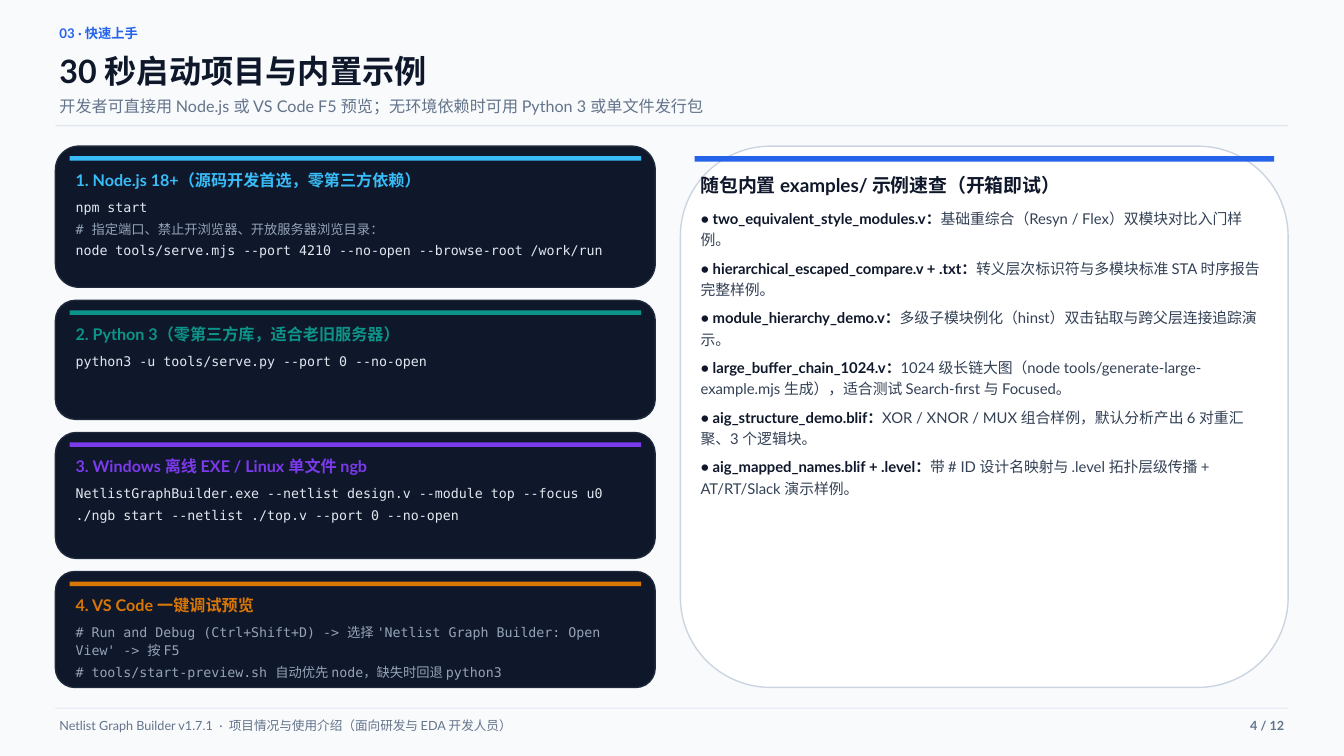
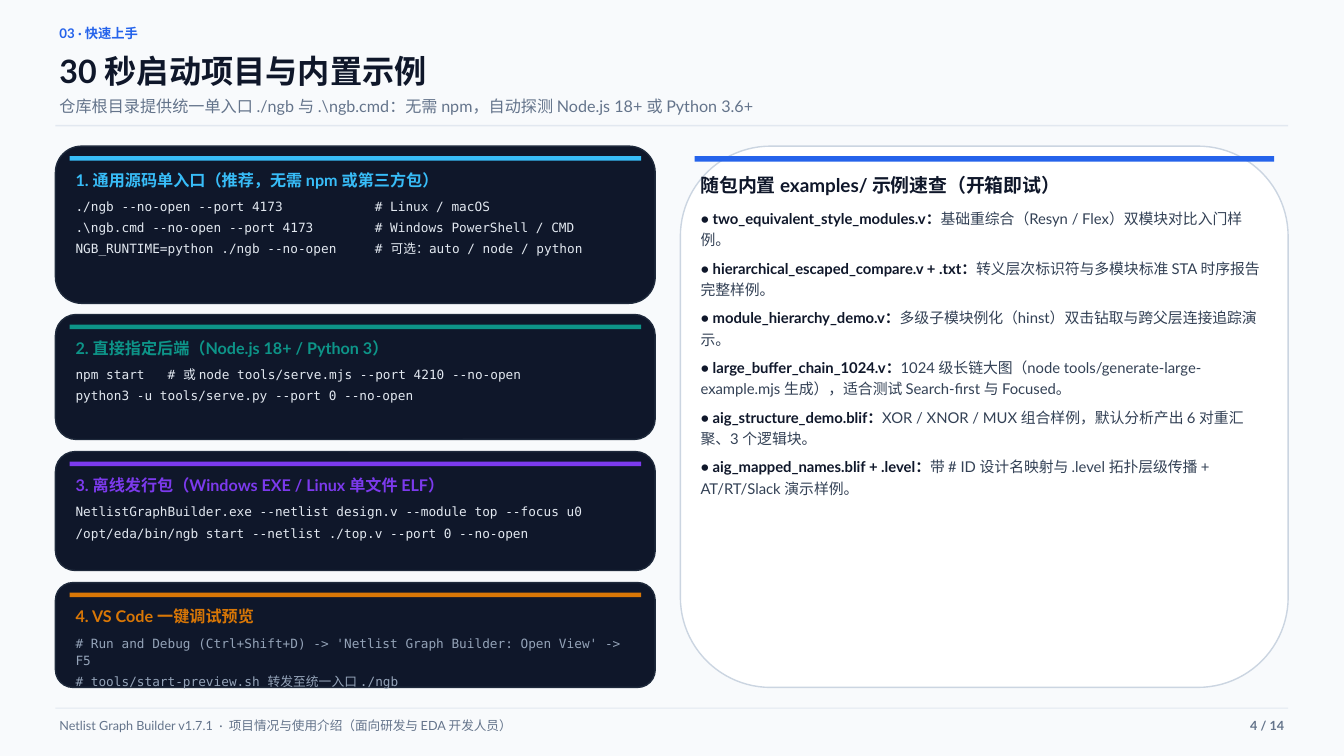
Before and after one commit to 11234201/NetlistGraphBuilder, a slide deck: slide 4 of docs/PROJECT_INTRO.pptx. Drawn at 1344x756 pixels with LibreOffice and Linux fonts; fonts in the diff are those of the drawing. Boxes give left, top, right and bottom in pixels: in the first picture for what was removed or moved away, otherwise in the second. Text is boxed around its words. In the diff, an @@ line names an element or a change of style, - is before the commit and + after.

```diff
--- a/docs/PROJECT_INTRO.pptx
+++ b/docs/PROJECT_INTRO.pptx
@@ text at [59, 98, 753, 115]: text changed @@
-开发者可直接用 Node.js 或 VS Code F5 预览；无环境依赖时可用 Python 3 或单文件发行包
+仓库根目录提供统一单入口 ./ngb 与 .\ngb.cmd：无需 npm，自动探测 Node.js 18+ 或 Python 3.6+
@@ rounded rectangle: place and size @@
-rounded rectangle at [55, 146, 655, 287]
+rounded rectangle at [55, 146, 655, 303]
@@ text at [76, 172, 582, 256]: text changed; size 9.5 to 9.1 pt @@
-1. Node.js 18+（源码开发首选，零第三方依赖）
-npm start
-# 指定端口、禁止开浏览器、开放服务器浏览目录：
-node tools/serve.mjs --port 4210 --no-open --browse-root /work/run
+1. 通用源码单入口（推荐，无需 npm 或第三方包）
+./ngb --no-open --port 4173 # Linux / macOS
+.\ngb.cmd --no-open --port 4173 # Windows PowerShell / CMD
+NGB_RUNTIME=python ./ngb --no-open # 可选：auto / node / python
@@ rounded rectangle: place and size @@
-rounded rectangle at [55, 300, 655, 419]
+rounded rectangle at [55, 315, 655, 440]
@@ rectangle: place and size @@
-rectangle at [70, 311, 641, 315]
+rectangle at [70, 325, 641, 329]
@@ text "2. 直接指定后端（Node.js 18+ / Python ...": place and size @@
-text "2. 直接指定后端（Node.js 18+ / Python ..." at [76, 326, 427, 369]
+text "2. 直接指定后端（Node.js 18+ / Python ..." at [76, 340, 521, 403]
@@ text at [76, 340, 521, 382]: text changed; size 11.5 to 9.1 pt; font Lato to DejaVu Sans Mono; text colour #0D9488 to #E2E8F0; bold off @@
-2. Python 3（零第三方库，适合老旧服务器）
+2. 直接指定后端（Node.js 18+ / Python 3）
+npm start # 或 node tools/serve.mjs --port 4210 --no-open
@@ text at [76, 390, 413, 403]: size 9.5 to 9.1 pt in "python3 -u tools/serve.py --port 0 --no-open" @@
@@ rounded rectangle: place and size @@
-rounded rectangle at [55, 433, 655, 559]
+rounded rectangle at [55, 452, 655, 571]
@@ text "3. 离线发行包（Windows EXE / Linux ...": place and size @@
-text "3. 离线发行包（Windows EXE / Linux ..." at [76, 458, 603, 523]
+text "3. 离线发行包（Windows EXE / Linux ..." at [76, 477, 582, 541]
@@ rectangle: place and size @@
-rectangle at [70, 443, 641, 447]
+rectangle at [70, 462, 641, 466]
@@ text at [76, 477, 444, 493]: text changed @@
-3. Windows 离线 EXE / Linux 单文件 ngb
+3. 离线发行包（Windows EXE / Linux 单文件 ELF）
@@ text at [76, 506, 582, 519]: size 9.5 to 9.1 pt in "NetlistGraphBuilder.exe --netlist design.v --module top --fo ..." @@
@@ text at [76, 528, 528, 541]: text changed; size 9.5 to 9.1 pt @@
-./ngb start --netlist ./top.v --port 0 --no-open
+/opt/eda/bin/ngb start --netlist ./top.v --port 0 --no-open
@@ rounded rectangle: place and size @@
-rounded rectangle at [55, 572, 655, 688]
+rounded rectangle at [55, 583, 655, 688]
@@ rectangle: place and size @@
-rectangle at [70, 582, 641, 586]
+rectangle at [70, 593, 641, 597]
@@ text "4. VS Code 一键调试预览": place and size @@
-text "4. VS Code 一键调试预览" at [76, 597, 600, 680]
+text "4. VS Code 一键调试预览" at [76, 608, 597, 690]
@@ text at [76, 638, 597, 690]: text changed; size 9.5 to 9.1 pt @@
-# Run and Debug (Ctrl+Shift+D) -> 选择 'Netlist Graph Builder: Open View' -> 按 F5
-# tools/start-preview.sh 自动优先 node，缺失时回退 python3
+# Run and Debug (Ctrl+Shift+D) -> 'Netlist Graph Builder: Open View' -> F5
+# tools/start-preview.sh 转发至统一入口 ./ngb
@@ text at [1250, 721, 1285, 730]: text changed @@
-4 / 12
+4 / 14
```
Also in this commit, not shown: 11 other slides changed, 2 slides added, 5 other files.
